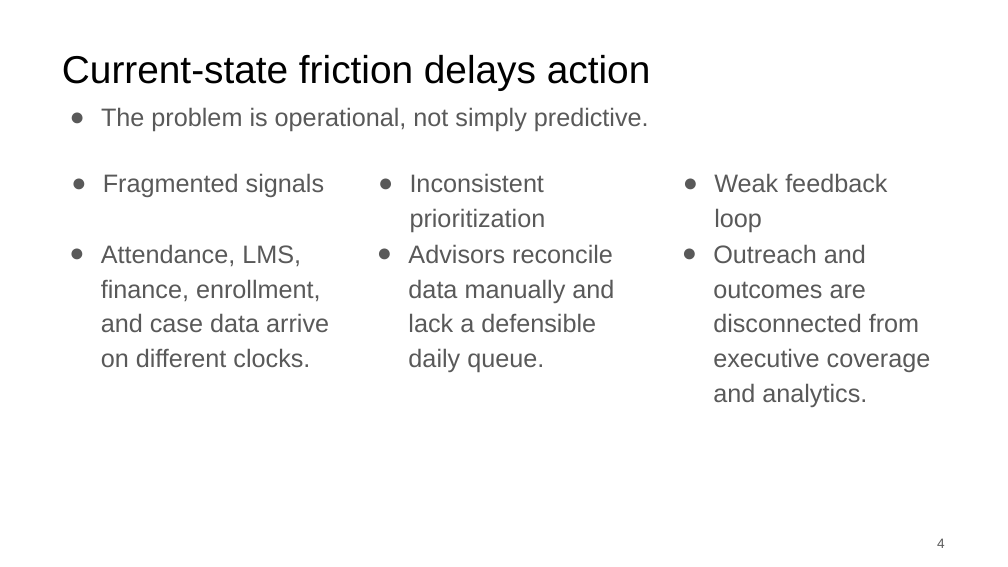
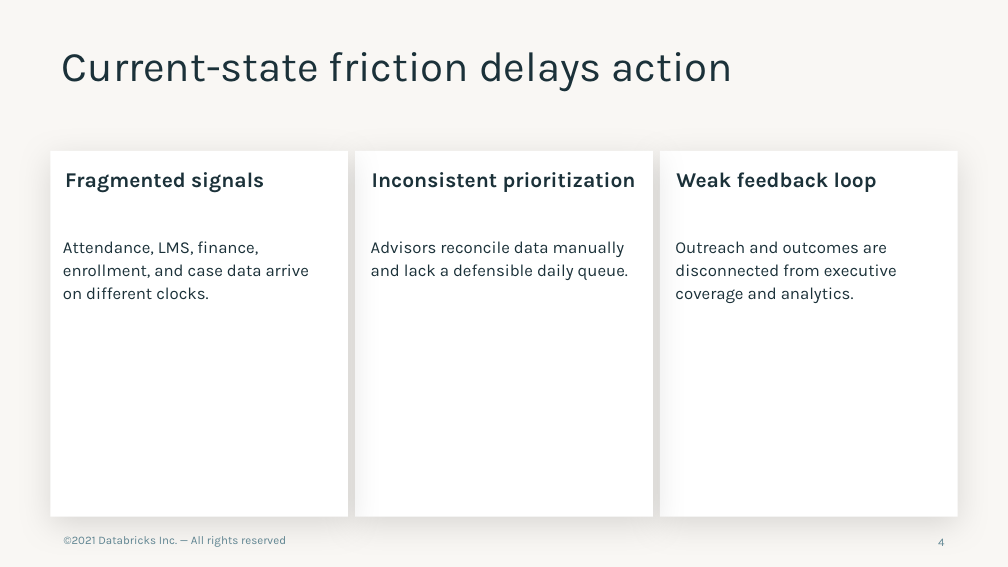
Before and after one commit to scottDBX1886/fe-bar-build, a slide deck: slide 4 of docs/presentation/student-retention.pptx. Drawn at 1008x567 pixels with LibreOffice and Linux fonts; fonts in the diff are those of the drawing; background and template pictures are left out. Boxes give left, top, right and bottom in pixels: in the first picture for what was removed or moved away, otherwise in the second. Text is boxed around its words. In the diff, an @@ line names an element or a change of style, - is before the commit and + after.

```diff
--- a/docs/presentation/student-retention.pptx
+++ b/docs/presentation/student-retention.pptx
@@ background #FFFFFF to #F9F7F4 @@
@@ title "Current-state friction delays action" at <box>62,52,733,92</box>: size 37 to 40 pt, font Arial to Karla, text colour #000000 to #1B3139; line spacing 1 to 0.9 @@
@@ subtitle removed at <box>101,107,649,131</box> @@
-● The problem is operational, not simply predictive.
@@ rectangle added at <box>51,151,349,517</box>, fill #FFFFFF @@
@@ rectangle added at <box>355,151,653,517</box>, fill #FFFFFF @@
@@ rectangle added at <box>660,151,958,517</box>, fill #FFFFFF @@
@@ size 24 to 20 pt, font Arial to Karla, text colour #595959 to #1B3139, bold on; bullet ● to none; more space between paragraphs in 3 elements at <box>65,172,264,193</box>, <box>372,172,636,192</box>, <box>676,172,877,192</box> @@
@@ size 24 to 16 pt, font Arial to Karla, text colour #595959 to #1B3139; bullet ● to none; more space between paragraphs in 3 elements at <box>63,241,309,299</box>, <box>371,241,628,280</box>, <box>675,241,897,303</box> @@
@@ text added at <box>64,536,286,547</box>, 11 pt, text #618794 @@
+©2021 Databricks Inc. — All rights reserved
@@ page number at <box>938,538,944,546</box>: size 13 to 11 pt, font Arial to Karla, text colour #595959 to #618794 @@
```
Also in this commit, not shown: 10 other slides changed, 1 slide added, 1 slide removed, 3 other files.
